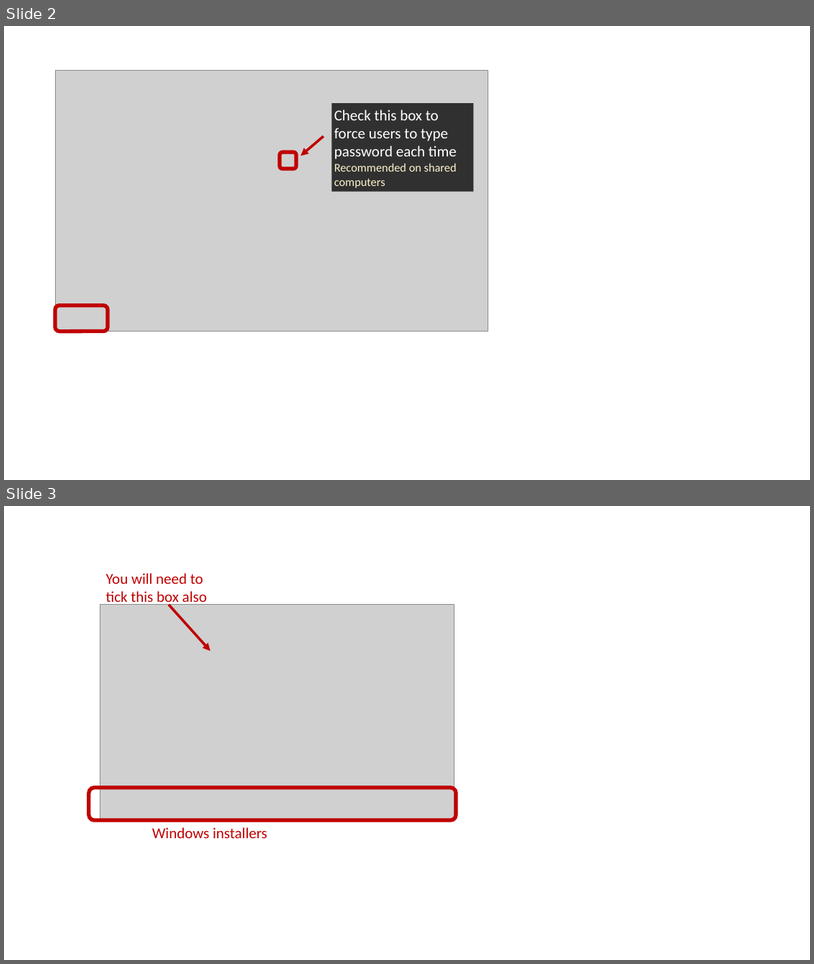
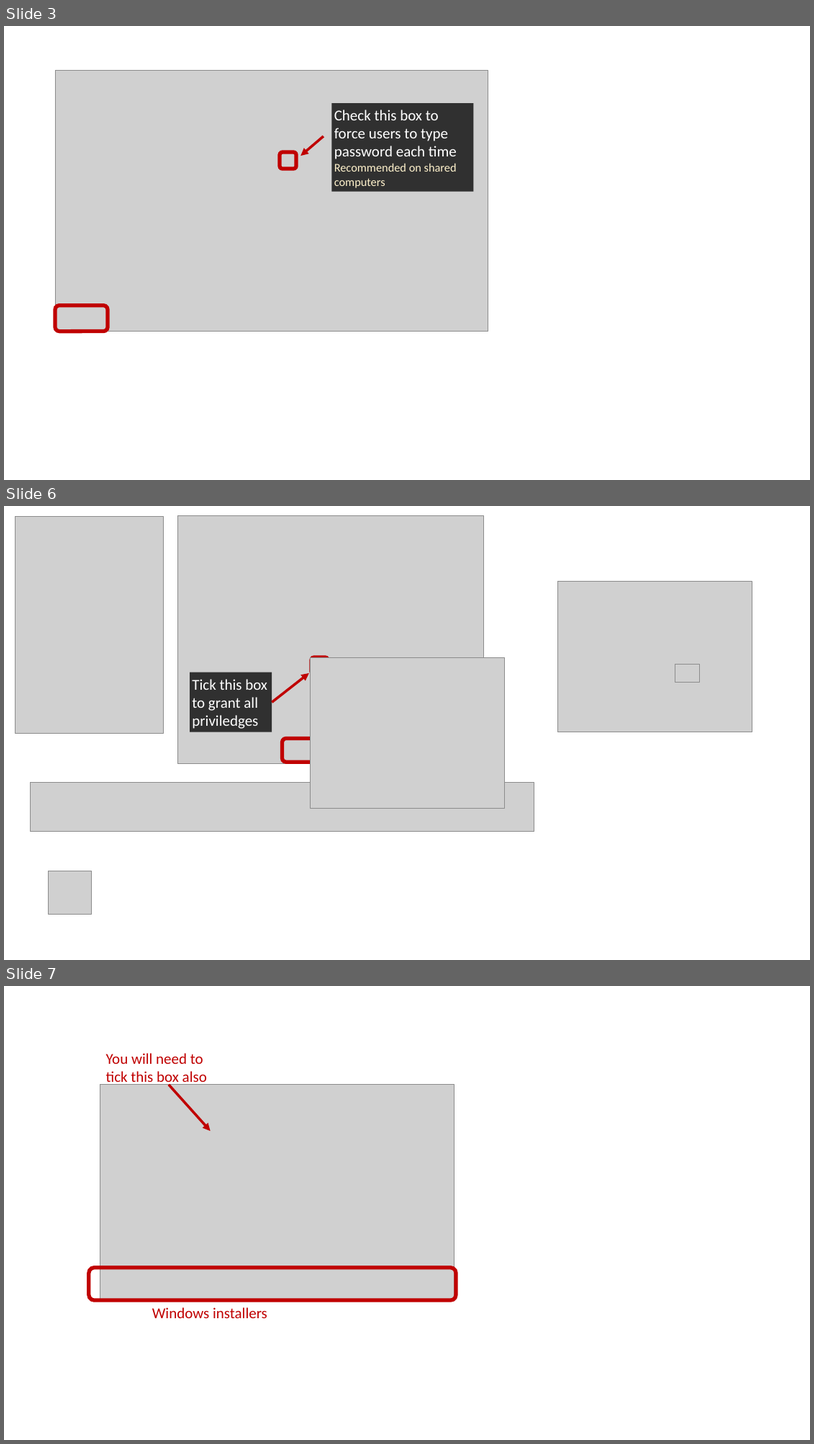
Before and after one commit to stats4sd/Installation-Guides, a slide deck: devResources/Screenshots - Chris.pptx. Shown one above the other, each under a label of ours: slides 2 and 3 before the commit, slides 3, 6 and 7 after it; the slides between them are not shown. The pictures are 814x964 and 814x1444 pixels, drawn with LibreOffice and Linux fonts; fonts in the diff are those of the drawing; grey boxes stand for pictures. Boxes give left, top, right and bottom in pixels: in the first picture for what was removed or moved away, otherwise in the second. Text is boxed around its words. In the diff, an @@ line names an element or a change of style, - is before the commit and + after.

Commit message:
update chris screenshots

```diff
--- a/devResources/Screenshots - Chris.pptx
+++ b/devResources/Screenshots - Chris.pptx
@@ slide 6 added at (x1=4, y1=506, x2=810, y2=960), background #FFFFFF @@
@@ picture added at (x1=15, y1=517, x2=164, y2=733) @@
@@ picture added at (x1=178, y1=515, x2=484, y2=763) @@
@@ picture added at (x1=558, y1=581, x2=752, y2=732) @@
@@ rectangle added at (x1=190, y1=672, x2=272, y2=732), fill #000000 at 77% opacity, 18 pt, text #FFFFFF @@
+Tick this box to grant all priviledges
@@ arrow added from (272, 702) to (309, 673), #C00000 3 pt @@
@@ picture added at (x1=310, y1=657, x2=504, y2=808) @@
@@ rounded rectangle added at (x1=311, y1=657, x2=328, y2=674), outline #C00000 4.5 pt @@
@@ picture added at (x1=676, y1=664, x2=700, y2=682) @@
@@ rounded rectangle added at (x1=282, y1=739, x2=355, y2=762), outline #C00000 4.5 pt @@
@@ picture added at (x1=31, y1=782, x2=535, y2=831) @@
@@ picture added at (x1=48, y1=871, x2=91, y2=914) @@
@@ what was slide 2 is now slide 3 @@
@@ what was slide 3 is now slide 7 @@
```
Also in this commit, not shown: 4 other slides added.
